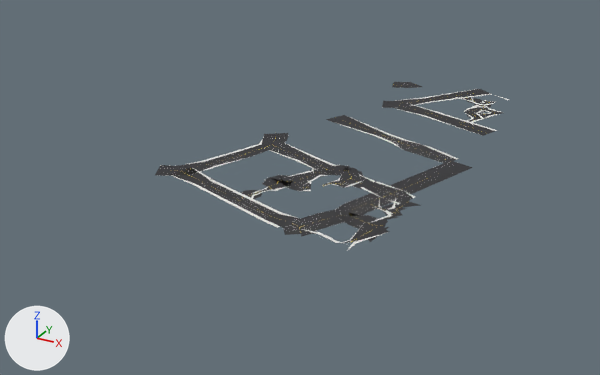
The glTF model viewer/assets/models/roadway_chunks/chunk_7_-1.glb, before and after one commit.
Rendered twice from a 50 mm lens placed at (4272.0, -606.0, 349.0), pointed at (3830.0, 197.0, -52.0). Lighting does not change. The marker at lower left points along +X, +Y and +Z. The older version comes first. Vertices at exactly the same position are counted once.

Names of what the first picture shows: 'road_asphalt', 'sidewalk_concrete' and 2 more.
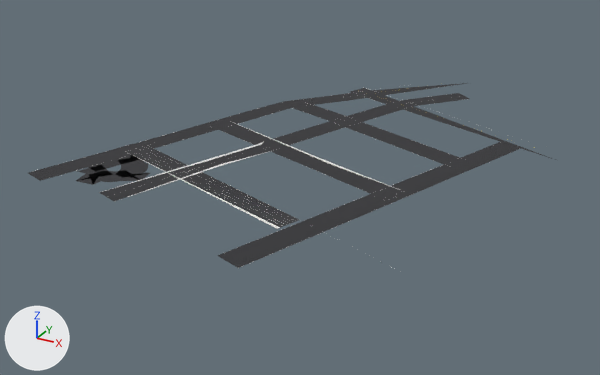
The change, as a list of edits to the scene's bpy script:
```text
Change me_road_asphalt:
    used by ob_road_asphalt; location = (0.0, 0.0, 0.0)
    remove me_road_asphalt.from_pydata(...)  # 780 vertices, 660 faces; spans x 3722.0..4028.0, y -10.0..525.0, z 0.0
    add me_road_asphalt.from_pydata(...)  # 244 vertices, 212 faces; spans x 3609.0..4108.0, y -84.0..548.0, z 0.0
    me_road_asphalt part 1: the loose piece of 14 vertices spanning x 3812.0..4005.0, y 227.0..326.0, z 0.0 is rebuilt with 4 vertices and now spans x 3833.0..4022.0, y 220.0..317.0, z 0.0
    me_road_asphalt part 2: the loose piece of 10 vertices spanning x 3845.0..3964.0, y 378.0..525.0, z 0.0 is rebuilt with 3 vertices and now spans x 3803.0..3924.0, y 417.0..548.0, z 0.0
    me_road_asphalt part 3: the loose piece of 8 vertices spanning x 3789.0..3936.0, y -5.0..62.0, z 0.0 is rebuilt with 4 vertices and now spans x 3659.0..3925.0, y 0.0..114.0, z 0.0
    me_road_asphalt part 4: a new loose piece of 36 vertices spanning x 3644.0..3731.0, y -8.0..93.0, z 0.0, in mat_road_asphalt (dark grey #323235)
    me_road_asphalt part 5: a new loose piece of 18 vertices spanning x 3609.0..3827.0, y -26.0..435.0, z 0.0, in mat_road_asphalt (dark grey #323235)
    me_road_asphalt part 6: 59 loose pieces with 577 vertices, spanning x 3748.0..4028.0, y -10.0..508.0, z 0.0, are deleted
    me_road_asphalt part 7: 27 vertices removed from x 3722.0..3908.0, y 45.0..231.0, z 0.0; 38 vertices added at x 3698.0..4108.0, y -84.0..490.0, z 0.0
    other edits to the shape of me_road_asphalt do not show in these pictures
Change me_sidewalk_concrete:
    used by ob_sidewalk_concrete; location = (0.0, 0.0, 0.0)
    remove me_sidewalk_concrete.from_pydata(...)  # 490 vertices, 463 faces; spans x 3743.0..4017.0, y -13.0..525.0, z 0.0
    add me_sidewalk_concrete.from_pydata(...)  # 32 vertices, 26 faces; spans x 3659.0..4118.0, y -29.0..449.0, z 0.0
    me_sidewalk_concrete part 8: the loose piece of 10 vertices spanning x 3788.0..3932.0, y -5.0..47.0, z 0.0 is rebuilt with 5 vertices and now spans x 3659.0..3917.0, y -3.0..86.0, z 0.0
    me_sidewalk_concrete part 9: 46 loose pieces with 450 vertices, spanning x 3748.0..4017.0, y -13.0..525.0, z 0.0, are deleted
    me_sidewalk_concrete part 10: 28 vertices removed from x 3743.0..3898.0, y 83.0..201.0, z 0.0; 22 vertices added at x 3708.0..3983.0, y -29.0..233.0, z 0.0
    other edits to the shape of me_sidewalk_concrete do not show in these pictures
```

What differs and where, as boxes [x1, y1, x2, y2] in the pictures (600 x 375 px; the box of a moved part takes in the faces that stretch with it):
'road_asphalt', reshaped (53% wider, 15% taller)
    before: [155, 82, 502, 243]
    after: [28, 83, 558, 268]
'sidewalk_concrete', reshaped
    before: [171, 89, 509, 250]
    after: [102, 88, 492, 229]
part 1 of me_road_asphalt, rebuilt
    before: [326, 115, 456, 163]
    after: [338, 119, 471, 168]
part 2 of me_road_asphalt, rebuilt (6% narrower, 25% shorter)
    before: [382, 89, 491, 108]
    after: [365, 83, 467, 97]
part 3 of me_road_asphalt, rebuilt
    before: [197, 180, 300, 228]
    after: [125, 145, 299, 227]
part 4 of me_road_asphalt, added
    after: [76, 155, 150, 185]
part 5 of me_road_asphalt, added
    after: [28, 91, 374, 181]
part 6 of me_road_asphalt, deleted
    before: [172, 82, 502, 243]
part 7 of me_road_asphalt, moved or reshaped
    before: [155, 133, 346, 176]
    after: [99, 88, 558, 268]
part 8 of me_sidewalk_concrete, rebuilt (68% wider, 64% taller)
    before: [194, 184, 280, 228]
    after: [135, 156, 280, 229]
part 9 of me_sidewalk_concrete, deleted
    before: [171, 89, 509, 250]
part 10 of me_sidewalk_concrete, moved or reshaped
    before: [185, 139, 337, 170]
    after: [102, 121, 397, 197]
